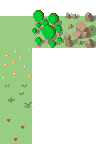
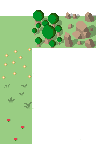
Before/after of a w=96, h=144 layered artwork. What changed in the layer stack:
added group "Trees" with 3 layers in group "terrain" over [32, 10, 64, 47]
added layer "tree shadows" (25%) in group "Trees" over [35, 18, 64, 47]
added layer "tree trunks" in group "Trees" over [34, 20, 61, 47]
renamed "trees" to "treetops", moved it into group "Trees", painted on it over [32, 10, 64, 47]
